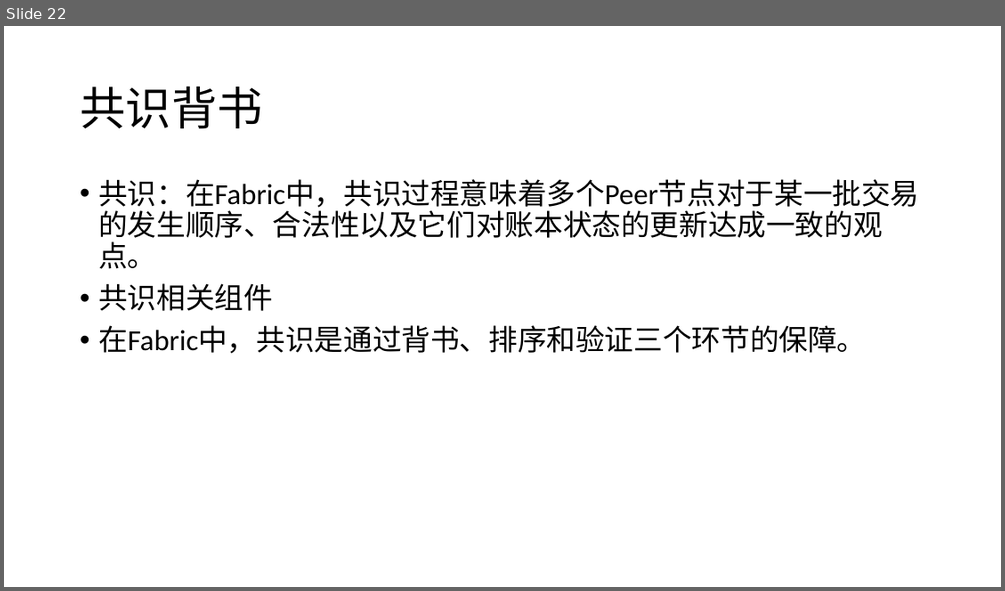
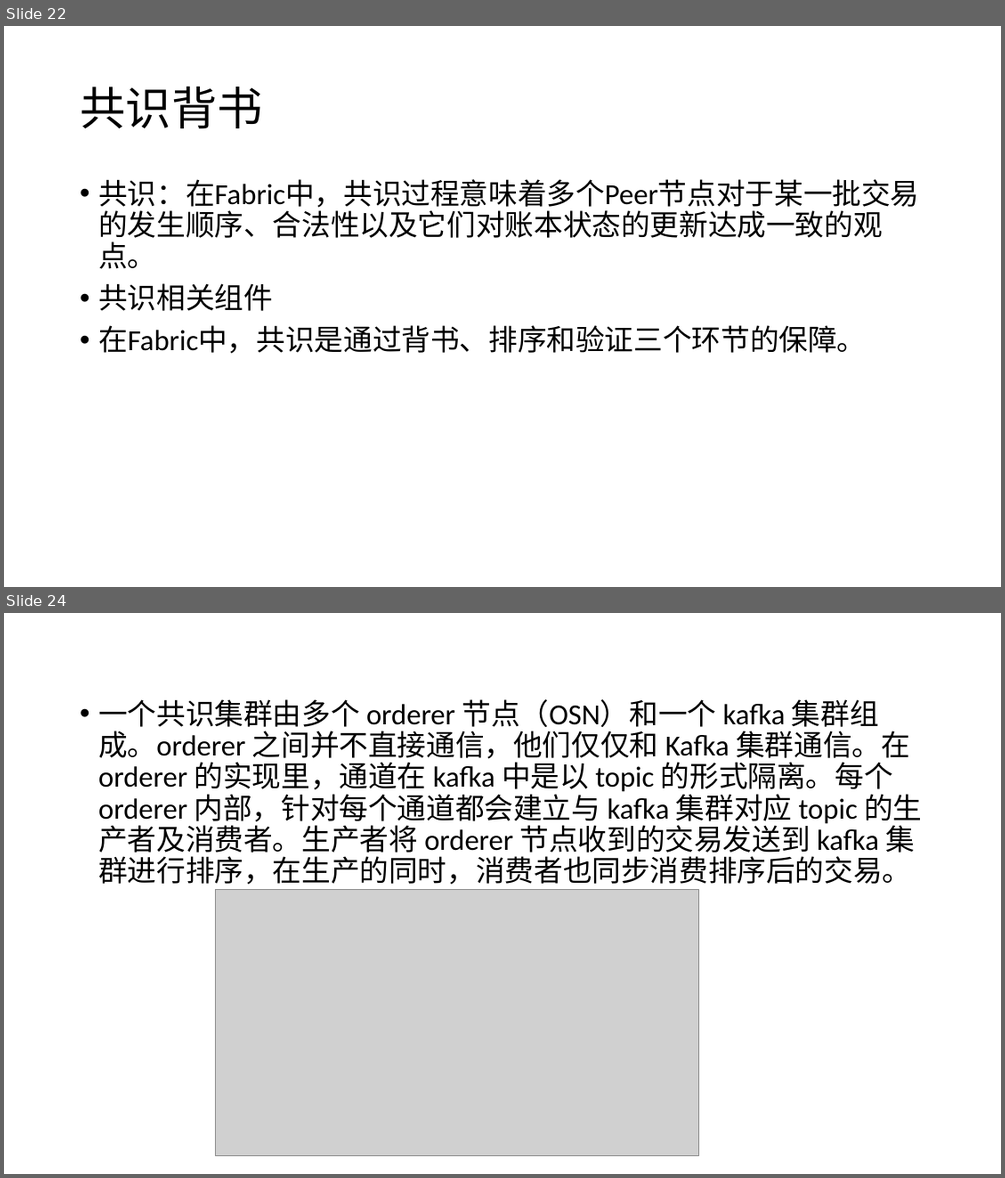
Before and after one commit to db1600800/fabric, a slide deck: 区块链基础概念.ppt. Shown one above the other, each under a label of ours: slide 22 before the commit, slides 22 and 24 after it; the slides between them are not shown. The pictures are 1005x591 and 1005x1178 pixels, drawn with LibreOffice and Linux fonts; fonts in the diff are those of the drawing; grey boxes stand for pictures. Boxes give left, top, right and bottom in pixels: in the first picture for what was removed or moved away, otherwise in the second. Text is boxed around its words. In the diff, an @@ line names an element or a change of style, - is before the commit and + after.

```diff
--- a/区块链基础概念.ppt
+++ b/区块链基础概念.ppt
@@ slide 24 added at box(4, 613, 1001, 1174), background #FFFFFF @@
@@ text added at box(98, 699, 922, 884), 28 pt, text #000000 @@
+• 一个共识集群由多个 orderer 节点（OSN）和一个 kafka 集群组成。orderer 之间并不直接通信，他们仅仅和 Kafka 集群通信。在 orderer 的实现里，通道在 kafka 中是以 topic 的形式隔离。每个 orderer 内部，针对每个通道都会建立与 kafka 集群对应 topic 的生产者及消费者。生产者将 orderer 节点收到的交易发送到 kafka 集群进行排序，在生产的同时，消费者也同步消费排序后的交易。
@@ picture added at box(215, 889, 698, 1155) @@
```
Also in this commit, not shown: 2 other slides added.
